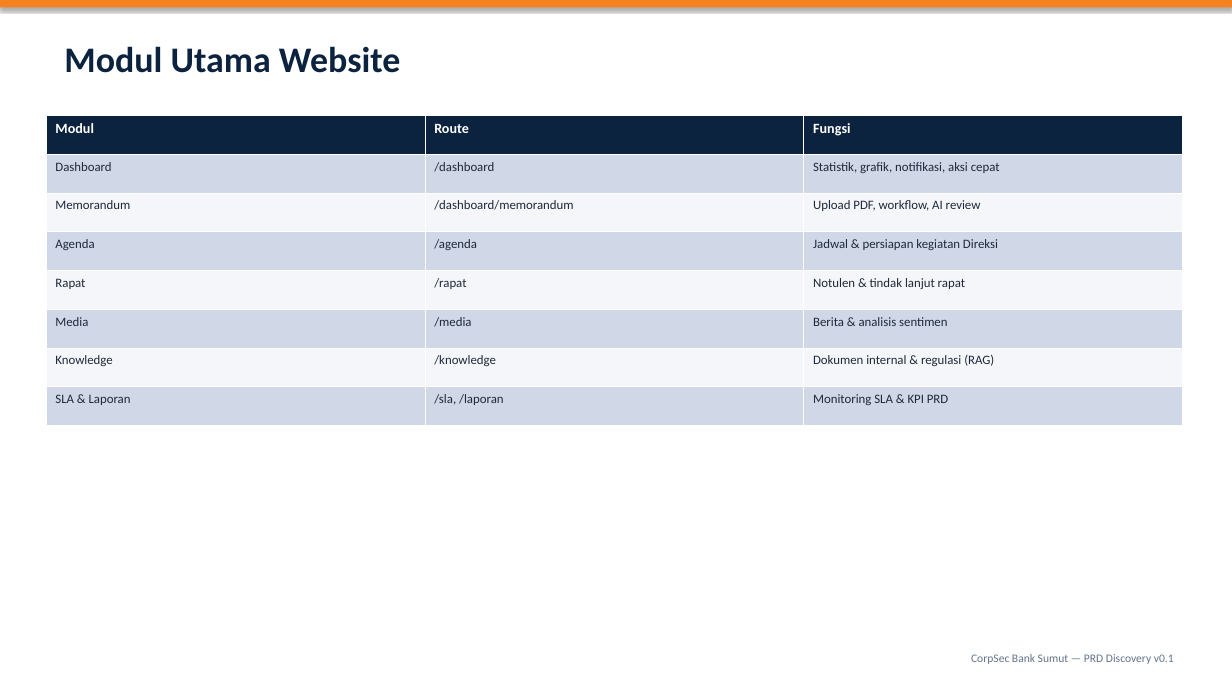
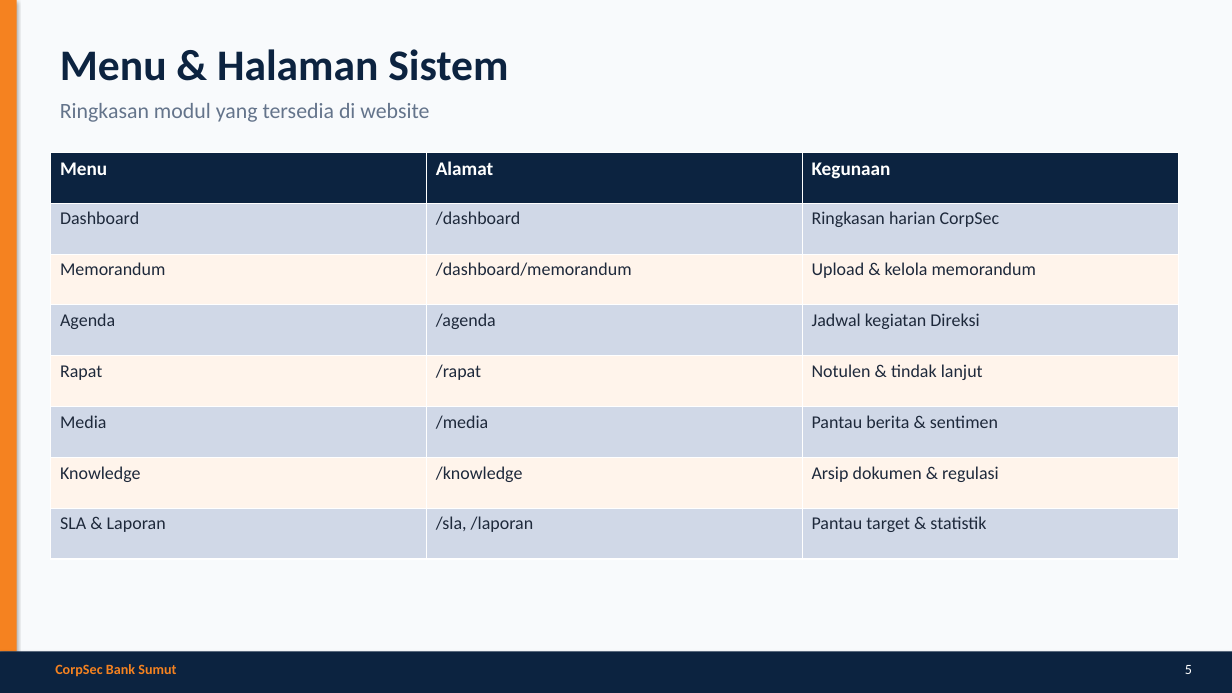
Before and after one commit to kelompok8ai/repo-day1-a, a slide deck: slide 5 of CorpSec-Bank-Sumut-Presentasi.pptx. Drawn at 1232x693 pixels with LibreOffice and Linux fonts; fonts in the diff are those of the drawing. Boxes give left, top, right and bottom in pixels: in the first picture for what was removed or moved away, otherwise in the second. Text is boxed around its words. In the diff, an @@ line names an element or a change of style, - is before the commit and + after.

```diff
--- a/CorpSec-Bank-Sumut-Presentasi.pptx
+++ b/CorpSec-Bank-Sumut-Presentasi.pptx
@@ background #FFFFFF to #F8FAFC @@
@@ rectangle: place and size @@
-rectangle at [0,0,1232,7]
+rectangle at [0,0,17,652]
@@ text at [60,49,508,122]: text changed; size 28 to 17 pt; text colour #0C2340 to #64748B; bold off @@
-Modul Utama Website
+Menu & Halaman Sistem
+Ringkasan modul yang tersedia di website
@@ table at [51,152,1179,559] @@
-row 1: Modul | Route | Fungsi
+row 1: Menu | Alamat | Kegunaan
-row 2, column 3: Statistik, grafik, notifikasi, aksi cepat
+row 2, column 3: Ringkasan harian CorpSec
-row 3, column 3: Upload PDF, workflow, AI review
+row 3, column 3: Upload & kelola memorandum
-row 4, column 3: Jadwal & persiapan kegiatan Direksi
+row 4, column 3: Jadwal kegiatan Direksi
-row 5, column 3: Notulen & tindak lanjut rapat
+row 5, column 3: Notulen & tindak lanjut
-row 6, column 3: Berita & analisis sentimen
+row 6, column 3: Pantau berita & sentimen
-row 7, column 3: Dokumen internal & regulasi (RAG)
+row 7, column 3: Arsip dokumen & regulasi
-row 8, column 3: Monitoring SLA & KPI PRD
+row 8, column 3: Pantau target & statistik
@@ fill #F4F6F9 to #FFF4EB in 9 cells @@
@@ size 10 to 14 pt in "Dashboard", "/dashboard", "Memorandum", "/dashboard/memorandum" and 10 more places @@
@@ table: place and size @@
-table at [46,116,1183,426]
+table at [51,152,1179,559]
@@ rectangle added at [0,652,1232,693], fill #0C2340 @@
@@ text at [55,664,176,677]: text changed; size 9 to 11 pt; text colour #64748B to #F58220; bold on @@
-CorpSec Bank Sumut — PRD Discovery v0.1
+CorpSec Bank Sumut
@@ text added at [1185,665,1192,674], 11 pt, text #FFFFFF @@
+5
```
Also in this commit, not shown: 4 other slides changed, 10 slides added, 10 slides removed, 2 other files.
